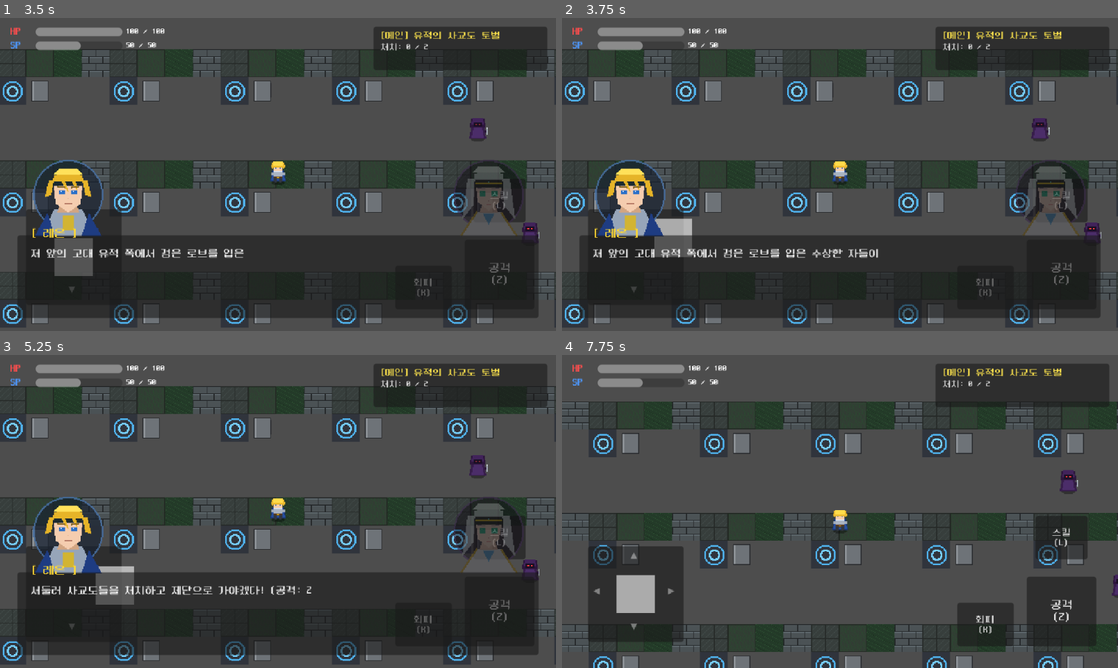
Above: before the commit, frames 1-4 (two rows, left to right).
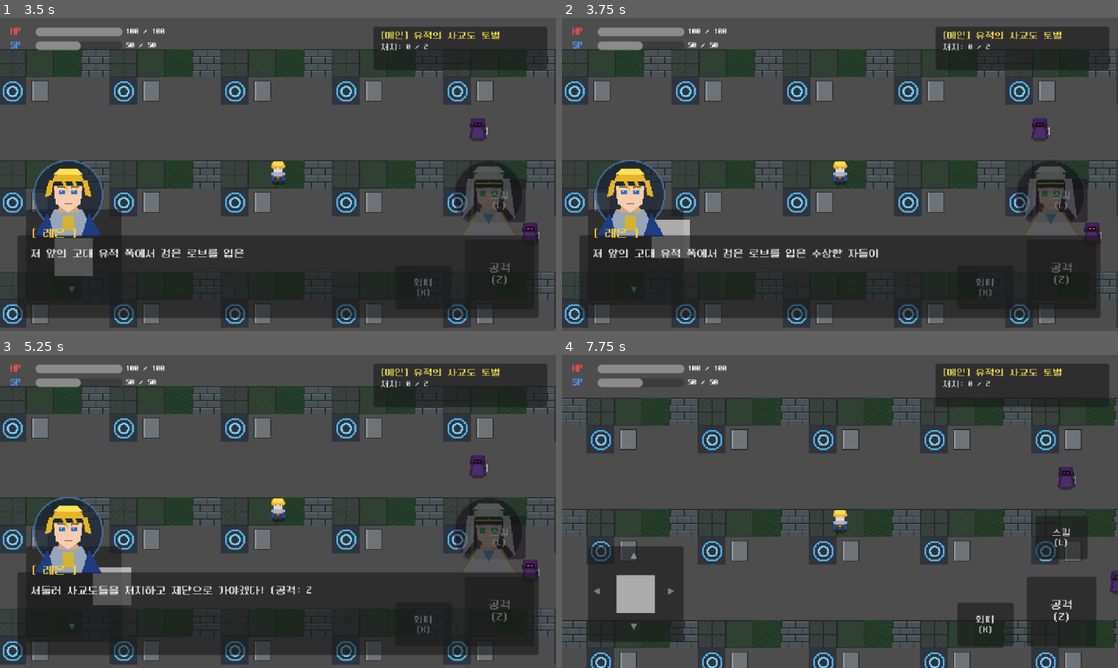
Above: after the commit, the same moments.

Repository: kimver2/hero
Game: Godot game, scene res://scenes/maps/test_field.tscn
The game is run twice, just before and just after one commit, with the same random seed, the same clock (stepped at 60 frames per second) and the same inputs.
Inputs (mouse positions are in pixels of both pictures, inside the frame that each line leads up to):
- Up to frame 1 (3.5 s): move the mouse to (400, 158) at 0.52 s; hold Right (move_right) 0.53-1.25 s; hold Space (attack) 0.53-1.25 s; click (400, 158) at 0.67 s; click "공격 (Z)" at 1.25 s; click "회피 (K)" at 2 s; click "스킬 (L)" at 2.75 s
- Up to frame 2 (3.75 s): drag from (728, 190) to (856, 177) at 3.52 s
- Up to frame 3 (5.25 s): move the mouse to (333, 442) at 4.27 s; hold Right (move_right) 4.28-5 s; hold Space (attack) 4.28-5 s; drag from (250, 574) to (461, 473) at 5.02 s
- Up to frame 4 (7.75 s): move the mouse to (1006, 558) at 5.77 s; hold Left (move_left) 5.78-6.5 s; hold Space (attack) 5.78-6.5 s; drag from (673, 464) to (1073, 470) at 6.52 s; move the mouse to (867, 511) at 7.27 s; hold Down (move_down) from 7.28 s (still down); hold Space (attack) from 7.28 s (still down); click (867, 511) at 7.42 s

Frame 1 is identical in both runs. In frame 2, 0.1% of the frame differs, in the area x 16-24%, y 64-77%; in frame 3, 0.2%; in frame 4, 12%, in the area x 0-100%, y 13-100%.

Commit message:
fix: Complete fix for 4-directional joystick movement and add auto-deploy workflow

Diff:
--- a/project.godot
+++ b/project.godot
@@ -29,25 +29,25 @@
 [input]
 
 move_left={
-"deadzone": 0.2,
+"deadzone": 0.0,
 "events": [Object(InputEventKey,"resource_local_to_scene":false,"resource_name":"","device":-1,"window_id":0,"alt_press …(195 unchanged characters)…
 , Object(InputEventKey,"resource_local_to_scene":false,"resource_name":"","device":-1,"window_id":0,"alt_pressed":false …(182 unchanged characters)…
 ]
 }
 move_right={
-"deadzone": 0.2,
+"deadzone": 0.0,
 "events": [Object(InputEventKey,"resource_local_to_scene":false,"resource_name":"","device":-1,"window_id":0,"alt_press …(195 unchanged characters)…
 , Object(InputEventKey,"resource_local_to_scene":false,"resource_name":"","device":-1,"window_id":0,"alt_pressed":false …(183 unchanged characters)…
 ]
 }
 move_up={
-"deadzone": 0.2,
+"deadzone": 0.0,
 "events": [Object(InputEventKey,"resource_local_to_scene":false,"resource_name":"","device":-1,"window_id":0,"alt_press …(195 unchanged characters)…
 , Object(InputEventKey,"resource_local_to_scene":false,"resource_name":"","device":-1,"window_id":0,"alt_pressed":false …(183 unchanged characters)…
 ]
 }
 move_down={
-"deadzone": 0.2,
+"deadzone": 0.0,
 "events": [Object(InputEventKey,"resource_local_to_scene":false,"resource_name":"","device":-1,"window_id":0,"alt_press …(195 unchanged characters)…
 , Object(InputEventKey,"resource_local_to_scene":false,"resource_name":"","device":-1,"window_id":0,"alt_pressed":false …(183 unchanged characters)…
 ]
--- a/scripts/player.gd
+++ b/scripts/player.gd
@@ -94,9 +94,12 @@
 			_process_dash(delta)
 
 func _handle_movement(_delta: float) -> void:
-	var input_vector = Input.get_vector("move_left", "move_right", "move_up", "move_down")
-
-	if input_vector != Vector2.ZERO:
+	# 원형 데드존의 버그를 방지하기 위해 각 축의 입력을 직접 계산
+	var raw_x = Input.get_action_strength("move_right") - Input.get_action_strength("move_left")
+	var raw_y = Input.get_action_strength("move_down") - Input.get_action_strength("move_up")
+	var input_vector = Vector2(raw_x, raw_y)
+
+	if input_vector.length() > 0.15:
 		velocity = input_vector.normalized() * move_speed
 		facing_direction = input_vector.normalized()
 		_update_facing(facing_direction)
--- a/scripts/virtual_joystick.gd
+++ b/scripts/virtual_joystick.gd
@@ -1,8 +1,8 @@
 class_name MobileVirtualJoystick
 extends Control
 
-@export var max_distance: float = 48.0
-@export var deadzone: float = 8.0
+@export var max_distance: float = 45.0
+@export var deadzone: float = 6.0
 
 var touch_index: int = -1
 var center_pos: Vector2 = Vector2.ZERO
@@ -18,7 +18,6 @@
 func _input(event: InputEvent) -> void:
 	if event is InputEventScreenTouch:
 		if event.pressed and touch_index == -1:
-			# 화면 좌측 절반에서 터치 발생 시 조작 시작
 			if event.position.x < get_viewport_rect().size.x * 0.45:
 				touch_index = event.index
 				center_pos = base.global_position + (base.size / 2.0)
@@ -26,7 +25,6 @@
 		elif not event.pressed and event.index == touch_index:
 			touch_index = -1
 			_reset_handle()
-			_apply_input_actions(Vector2.ZERO)
 
 	elif event is InputEventScreenDrag:
 		if event.index == touch_index:
@@ -52,16 +50,22 @@
 func _reset_handle() -> void:
 	current_vector = Vector2.ZERO
 	handle.position = (base.size - handle.size) / 2.0
+	Input.action_release("move_left")
+	Input.action_release("move_right")
+	Input.action_release("move_up")
+	Input.action_release("move_down")
 
 func _apply_input_actions(vec: Vector2) -> void:
-	# 4방향 / 8방향을 확실한 강도로 즉시 전달 (deadzone 0.25 기준)
-	_set_action("move_left", vec.x < -0.25)
-	_set_action("move_right", vec.x > 0.25)
-	_set_action("move_up", vec.y < -0.25)
-	_set_action("move_down", vec.y > 0.25)
+	# 각 방향별 강도 0.0 ~ 1.0 전달
+	_update_action("move_left", max(0.0, -vec.x))
+	_update_action("move_right", max(0.0, vec.x))
+	_update_action("move_up", max(0.0, -vec.y))
+	_update_action("move_down", max(0.0, vec.y))
 
-func _set_action(action: StringName, is_active: bool) -> void:
-	if is_active:
-		Input.action_press(action, 1.0)
+func _update_action(action: StringName, strength: float) -> void:
+	if strength > 0.15:
+		# 조금만 밀어도 안정적으로 인식되도록 강도 보정
+		var mapped_strength = remap(strength, 0.15, 1.0, 0.5, 1.0)
+		Input.action_press(action, mapped_strength)
 	else:
 		Input.action_release(action)
